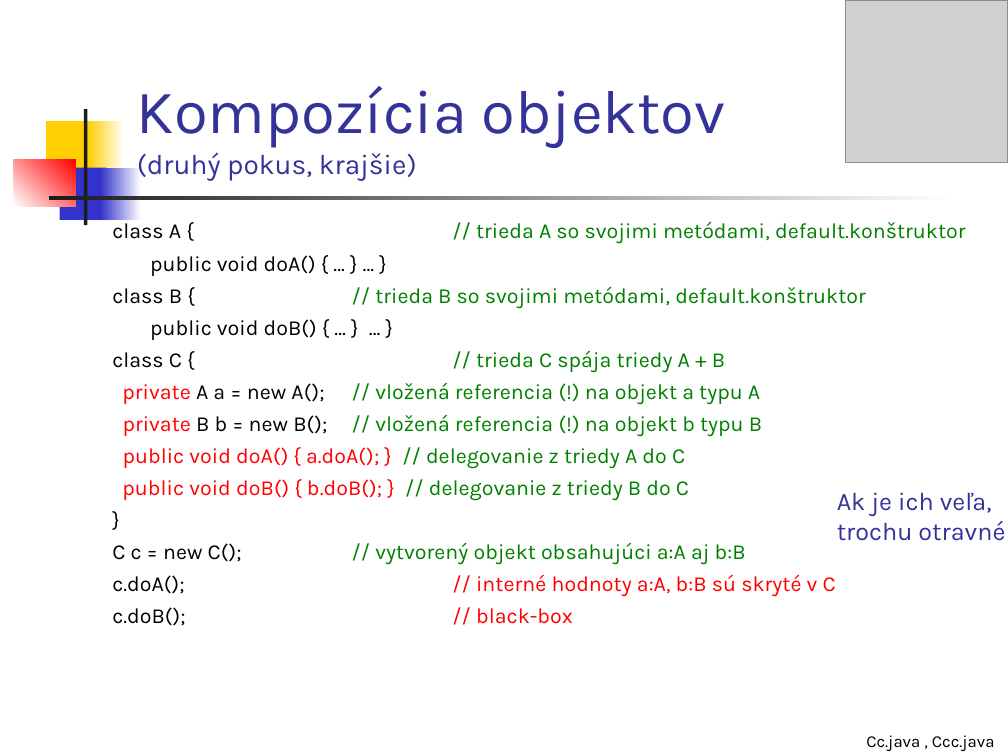
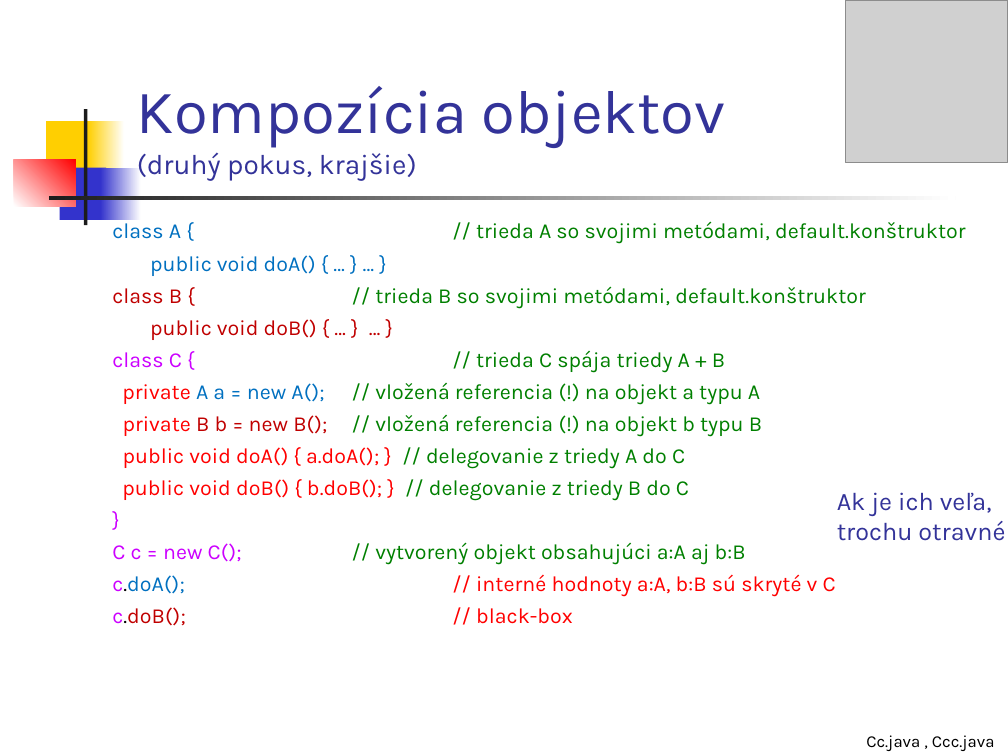
Before and after one commit to Programovanie4/Prednasky, a slide deck: slide 15 of 04/04_java.ppt (slide 11 before the commit). Drawn at 1008x756 pixels with LibreOffice and Linux fonts; fonts in the diff are those of the drawing; grey boxes stand for pictures. Boxes give left, top, right and bottom in pixels: in the first picture for what was removed or moved away, otherwise in the second. Text is boxed around its words. In the diff, an @@ line names an element or a change of style, - is before the commit and + after.

```diff
--- a/04/04_java.ppt
+++ b/04/04_java.ppt
@@ text at box(112, 219, 966, 626): text colour #000000 to #0070C0 in "class A {", "public void doA() { … } … ...", "A a = new A();", "c.doA();"; text colour #000000 to #C00000 in "class B {", "public void doB() { … } … ...", "B b = new B();", "c.doB();"; text colour #000000 to #CC00FF in "class C {", "}", "C c = new C();", "c.doA();" and 1 more places @@
```
Also in this commit, not shown: 12 other slides changed, 7 slides added, 1 other file.
